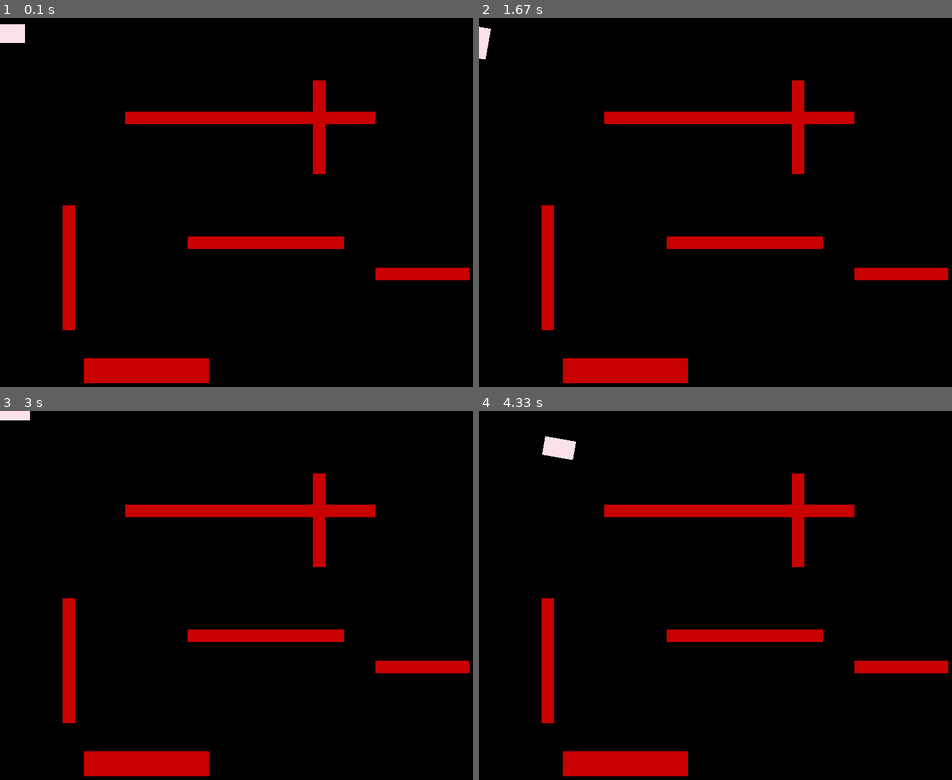
Above: before the commit, frames 1-4 (two rows, left to right).
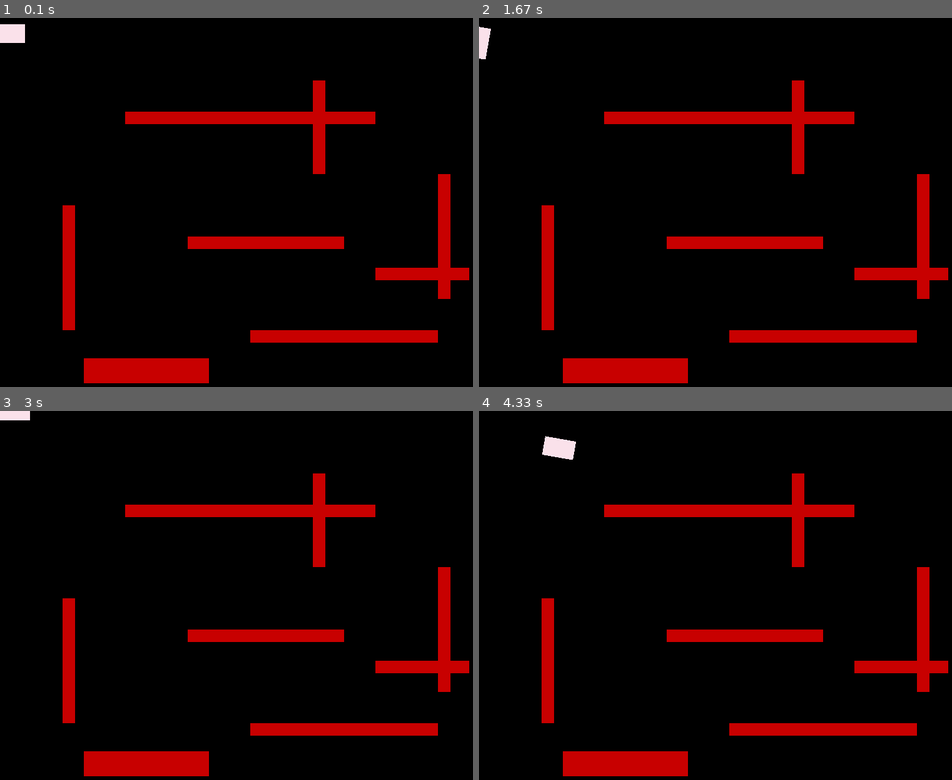
Above: after the commit, the same moments.

Repository: DidulaJeewandara/DSA-and-AI
Game: pygame game, started from pygame/main.py
Same seed, same stepped clock (60 frames per second), same inputs: the game is played once before the commit and once after it.
Inputs:
- Up to frame 1 (0.1 s): no input
- Up to frame 2 (1.67 s): hold Right 0.33-0.8 s; hold Up 0.83-1.13 s; hold Right 1.17-1.63 s
- Up to frame 3 (3 s): hold Left 1.67-2.2 s; hold Down 2.23-2.53 s; hold Left 2.57-2.97 s
- Up to frame 4 (4.33 s): hold Up 3-3.37 s; hold Right 3.4-4.03 s; hold Down from 4.07 s (still down)

The runs differ from the first frame. In frame 1, 2.1% of the frame differs, in the area x 52-96%, y 42-88%; in frame 2, 2.1%; in frame 3, 2.1%; in frame 4, 2.1%.

Commit message:
ha finally its working

Diff:
--- a/pygame/barriers.py
+++ b/pygame/barriers.py
@@ -2,14 +2,12 @@
 
 class Barrier:
     def __init__(self, x, y, width, height):
-
-
-       self.x = x
-       self.y = y
-       self.width = width
-       self.height = height
-       self.color = (200, 0, 0)  # Red color for barriers
-       self.rect = pygame.Rect(self.x, self.y, self.width, self.height)
+        self.x = x
+        self.y = y
+        self.width = width
+        self.height = height
+        self.color = (200, 0, 0)  # Red color for barriers
+        self.rect = pygame.Rect(self.x, self.y, self.width, self.height)
 
     def draw(self, screen):
         pygame.draw.rect(screen, self.color, (self.x, self.y, self.width, self.height))
--- /dev/null
+++ b/pygame/brain.py
@@ -0,0 +1,49 @@
+import torch
+import torch.nn as nn
+import torch.nn.functional as F
+import random
+
+class NeuralNetwork(nn.Module):
+    def __init__(self):
+        super(NeuralNetwork, self).__init__()
+        self.number_of_actions = 3  # e.g., turn left, go straight, turn right
+        self.gamma=0.9
+
+        self.model = nn.Sequential(
+            nn.Linear(5, 128),  # Assuming 5 input features
+            nn.ReLU(),#activation function
+            nn.Linear(128,self.number_of_actions)
+        )
+
+        self.optimizer = torch.optim.Adam(self.model.parameters(), lr=0.001)#optimizer
+        self.loss_function = nn.MSELoss()  # MeanSquared Error loss
+
+    def forward(self, state):
+            state = torch.tensor(state, dtype=torch.float32)
+            return self.model(state)
+
+    def train_step(self, state, action, reward, next_state, done):
+            state = torch.tensor(state, dtype=torch.float32)
+            next_state = torch.tensor(next_state, dtype=torch.float32)
+            action = torch.tensor(action, dtype=torch.int64)
+            reward = torch.tensor(reward, dtype=torch.float32)
+
+            # Predict Q values for current state
+            pred = self.model(state)
+
+            # FIXED: Initialize target as a copy of predictions (not reward)
+            target = pred.clone()
+
+            # Calculate new Q-value
+            q_new = reward
+            if not done:
+                q_new = reward + self.gamma * torch.max(self.model(next_state))
+
+            # Update the Q-value for the action taken
+            target[action] = q_new
+
+            # Backpropagation
+            self.optimizer.zero_grad()
+            loss = self.loss_function(target, pred)
+            loss.backward()
+            self.optimizer.step()
--- /dev/null
+++ b/pygame/car_new.py
@@ -0,0 +1,84 @@
+import pygame
+import math
+
+class Car:
+    def __init__(self, x, y, angle=0):
+        self.x = x
+        self.y = y
+        self.angle = angle
+        self.speed = 0
+        self.max_speed = 10
+        self.acceleration = 0.2
+        self.deceleration = 0.1
+        self.turn_speed = 5
+
+        self.width = 50
+        self.height = 30
+        self.color = (0, 255, 255) # Cyan
+        self.surface = pygame.Surface((self.width, self.height), pygame.SRCALPHA)
+        self.surface.fill(self.color)
+        self.rect = self.surface.get_rect(center=(self.x, self.y))
+
+        # SENSORS
+        self.radars = [] # For drawing lines
+        self.data = []   # For the AI (Distances)
+
+    def drive(self):
+        # 1. Physics (Move the car)
+        rad_angle = math.radians(self.angle)
+        self.x += self.speed * math.cos(rad_angle)
+        self.y += self.speed * math.sin(rad_angle)
+        self.rect.center = (self.x, self.y)
+
+        # NOTE: We do NOT clear sensors here anymore.
+        # We handle sensors in 'update_sensors'
+
+    def update_sensors(self, game_map):
+        """Scans all 5 angles and populates self.data with 5 distances"""
+        self.radars.clear()
+        self.data.clear()
+
+        # We MUST scan these exact 5 angles to match the Brain's input size (5)
+        for degree in [-90, -45, 0, 45, 90]:
+            self._cast_ray(degree, game_map)
+
+    def _cast_ray(self, degree, game_map):
+        """Internal helper to cast a single ray"""
+        length = 0
+        x = int(self.rect.center[0])
+        y = int(self.rect.center[1])
+
+        # Calculate angle of this specific ray relative to car's angle
+        ray_angle = math.radians(self.angle + degree)
+
+        # Raycast Loop
+        while length < 300:
+            length += 1
+            # Get tip of the ray
+            x = int(self.rect.center[0] + math.cos(ray_angle) * length)
+            y = int(self.rect.center[1] + math.sin(ray_angle) * length)
+
+            # Check screen bounds
+            if 0 <= x < 800 and 0 <= y < 600:
+                # Check color (If not black, it's a wall)
+                if game_map.get_at((x, y)) != (0, 0, 0, 255):
+                    break
+            else:
+                break
+
+        # Save Data
+        dist = int(math.sqrt(math.pow(x - self.rect.center[0], 2) + math.pow(y - self.rect.center[1], 2)))
+        self.radars.append([(x, y), dist])
+        self.data.append(dist)
+
+    def draw(self, screen):
+        # Draw Sensors
+        for r in self.radars:
+            pos = r[0]
+            pygame.draw.line(screen, (0, 255, 0), self.rect.center, pos, 1)
+            pygame.draw.circle(screen, (0, 255, 0), pos, 5)
+
+        # Draw Car
+        rotated_surface = pygame.transform.rotate(self.surface, -self.angle)
+        rect = rotated_surface.get_rect(center=(self.x, self.y))
+        screen.blit(rotated_surface, rect.topleft)
--- a/pygame/main.py
+++ b/pygame/main.py
@@ -1,7 +1,7 @@
 import pygame
 from pygame.math import Vector2
 from car import Car
-from barriers import Barrier
+from old_barrier import Barrier
 import math
 
 
@@ -23,7 +23,10 @@
             Barrier(600, 400, 150, 20),
             Barrier(134, 545, 200, 40),
             Barrier(500, 100, 20, 150),
-            Barrier(300, 350, 250, 20)
+            Barrier(300, 350, 250, 20),
+            Barrier(700, 250, 20, 200),
+            Barrier(400, 500, 300, 20)
+
         ]
         self.running = True
 
--- /dev/null
+++ b/pygame/new_main.py
@@ -0,0 +1,122 @@
+import pygame
+import math
+import random
+from car_new import Car
+from barriers import Barrier
+from brain import NeuralNetwork
+import torch
+
+
+class Game:
+    def __init__(self):
+        pygame.init()
+        self.screen = pygame.display.set_mode((800, 600))
+        pygame.display.set_caption("Car Simulation with AI")
+        self.clock = pygame.time.Clock()
+
+
+        self.brain = NeuralNetwork()
+        self.car = Car(15, 25)  # car size is 50x30
+        self.epsilon = 1.0
+        self.epsilon_decay = 0.995
+        self.min_epsilon = 0.01
+        self.episode_reward=0
+
+        self.barriers = [
+            Barrier(200, 150, 400, 20),
+            Barrier(100, 300, 20, 200),
+            Barrier(600, 400, 150, 20),
+            Barrier(134, 545, 200, 40),
+
+            Barrier(400, 500, 300, 20)
+
+        ]
+        self.running = True
+
+    def get_AI_action(self, state):
+        if random.random() < self.epsilon:
+            return random.randint(0, 2)
+        else:
+            with torch.no_grad():
+                state_tensor = torch.tensor(state, dtype=torch.float32)
+                q_values = self.brain(state_tensor)
+                return torch.argmax(q_values).item()
+
+
+    def handle_collisions(self):
+
+        for barrier in self.barriers:
+            if self.car.rect.colliderect(barrier.rect):
+                return True
+
+
+        if (self.car.x < 0 or self.car.x > 800 - self.car.width or
+            self.car.y < 0 or self.car.y > 600 - self.car.height):
+            return True
+
+        return False
+
+
+    def run(self):
+        while self.running:
+            for event in pygame.event.get():
+                if event.type == pygame.QUIT:
+                    self.running = False
+
+
+            self.screen.fill((0, 0, 0))
+            for barrier in self.barriers:
+                barrier.draw(self.screen)
+
+
+            self.car.update_sensors(self.screen)
+
+
+            current_state = [d / 300.0 for d in self.car.data]
+            action = self.get_AI_action(current_state)
+
+            # 4. MOVE
+            if action == 0:
+                self.car.angle += 10
+            elif action == 2:
+                self.car.angle -= 10
+            self.car.speed = 5
+            self.car.drive()
+
+            # 5.
+            crashed = self.handle_collisions()
+            reward = 0
+            done = False
+
+            if crashed:
+                reward = -50
+                done = True
+                self.episode_reward = 0
+                self.car.x, self.car.y = 400, 300 # Reset
+                self.car.angle = 0
+            else:
+                reward = 1
+                self.episode_reward += 1
+
+            # 6. GET NEW STATE (For Training)
+            # We must update sensors AGAIN to see where we landed
+            self.car.update_sensors(self.screen)
+            new_state = [d / 300.0 for d in self.car.data]
+
+            # 7. TRAIN
+            if len(current_state) == 5 and len(new_state) == 5:
+                self.brain.train_step(current_state, action, reward, new_state, done)
+
+            # 8. UPDATE EPSILON (FIXED: spelling)
+            if self.epsilon > self.min_epsilon:
+                self.epsilon *= self.epsilon_decay
+
+            # 9. DRAW
+            self.car.draw(self.screen)
+            pygame.display.flip()
+            self.clock.tick(60)
+
+        pygame.quit()
+
+if __name__ == "__main__":
+    Game().run()
--- /dev/null
+++ b/pygame/old_barrier.py
@@ -0,0 +1,15 @@
+import pygame
+
+class Barrier:
+    def __init__(self, x, y, width, height):
+
+
+       self.x = x
+       self.y = y
+       self.width = width
+       self.height = height
+       self.color = (200, 0, 0)  # Red color for barriers
+       self.rect = pygame.Rect(self.x, self.y, self.width, self.height)
+
+    def draw(self, screen):
+        pygame.draw.rect(screen, self.color, (self.x, self.y, self.width, self.height))
